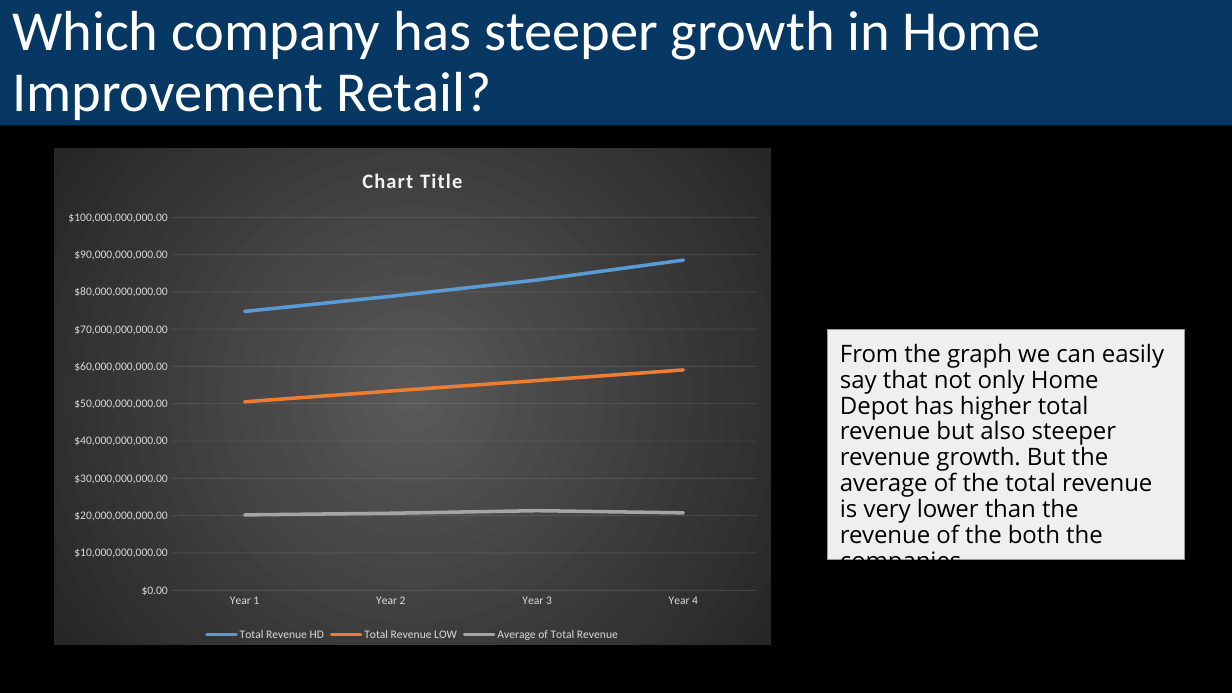
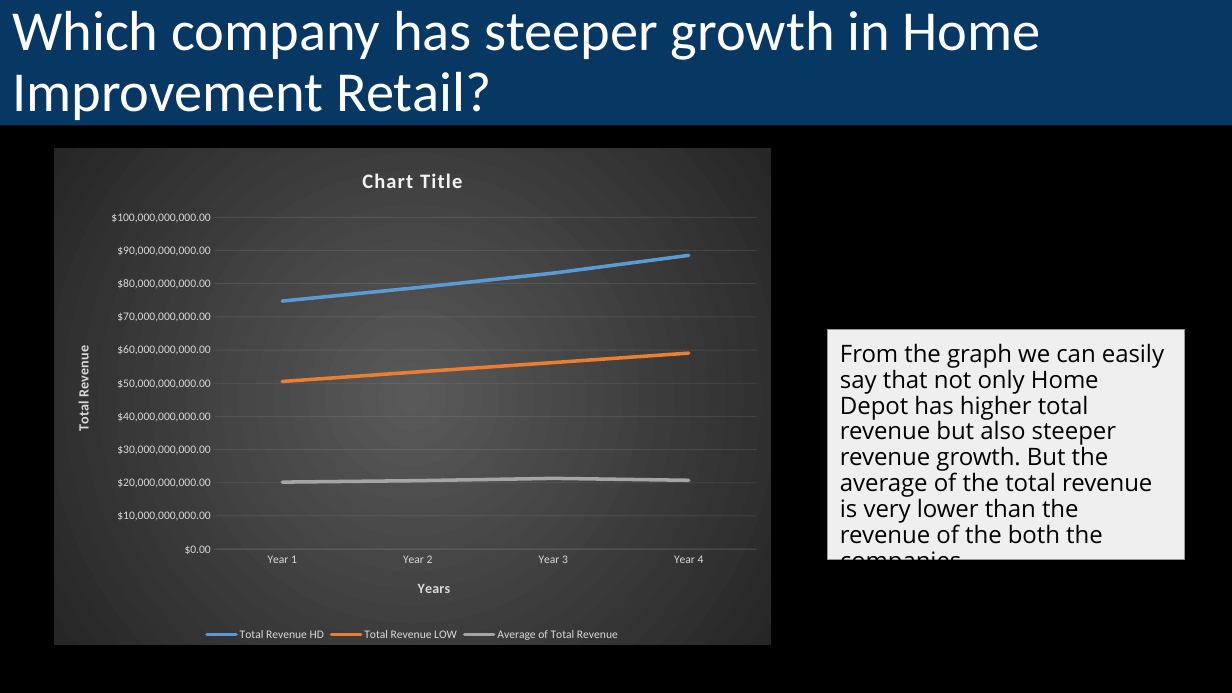
Before and after one commit to TheSaturn09/Analyze-NYSE-Data, a slide deck: slide 7 of Task 1.pptx (slide 6 before the commit). Drawn at 1232x693 pixels with LibreOffice and Linux fonts; fonts in the diff are those of the drawing. Boxes give left, top, right and bottom in pixels: in the first picture for what was removed or moved away, otherwise in the second. Text is boxed around its words. In the diff, an @@ line names an element or a change of style, - is before the commit and + after.

```diff
--- a/Task 1.pptx
+++ b/Task 1.pptx
@@ line chart at (55,149,772,645) @@
@@ category axis title "" to "Years " @@
@@ value axis title "" to "Total Revenue " @@
```
Also in this commit, not shown: 1 other slide changed, 1 slide added, 2 other files.
